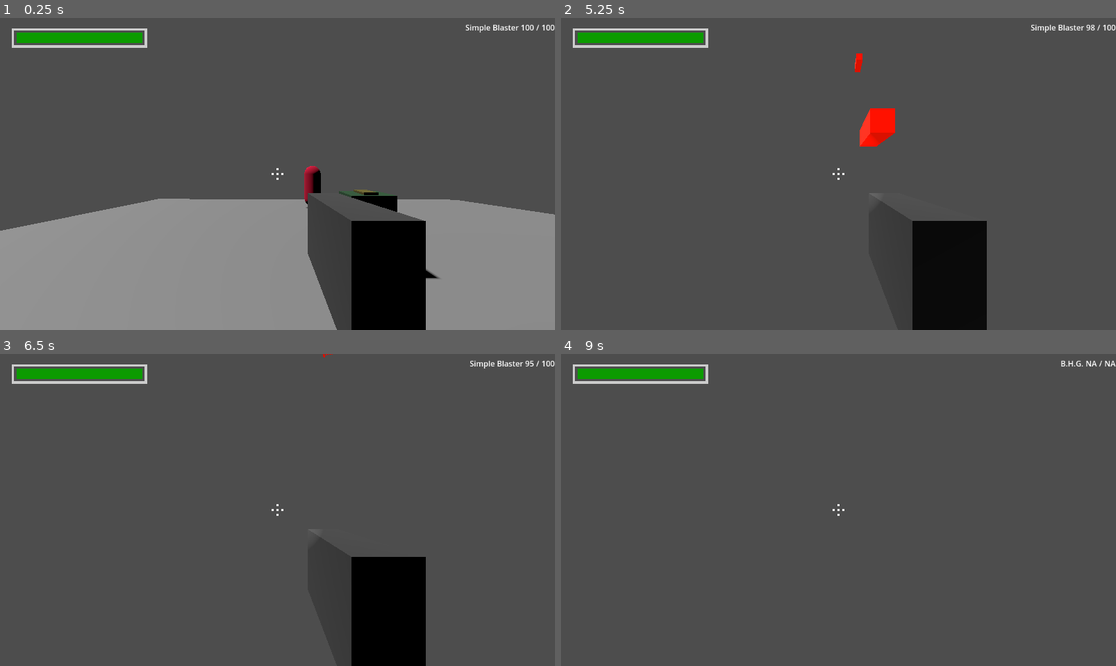
Above: before the commit, frames 1-4 (two rows, left to right).
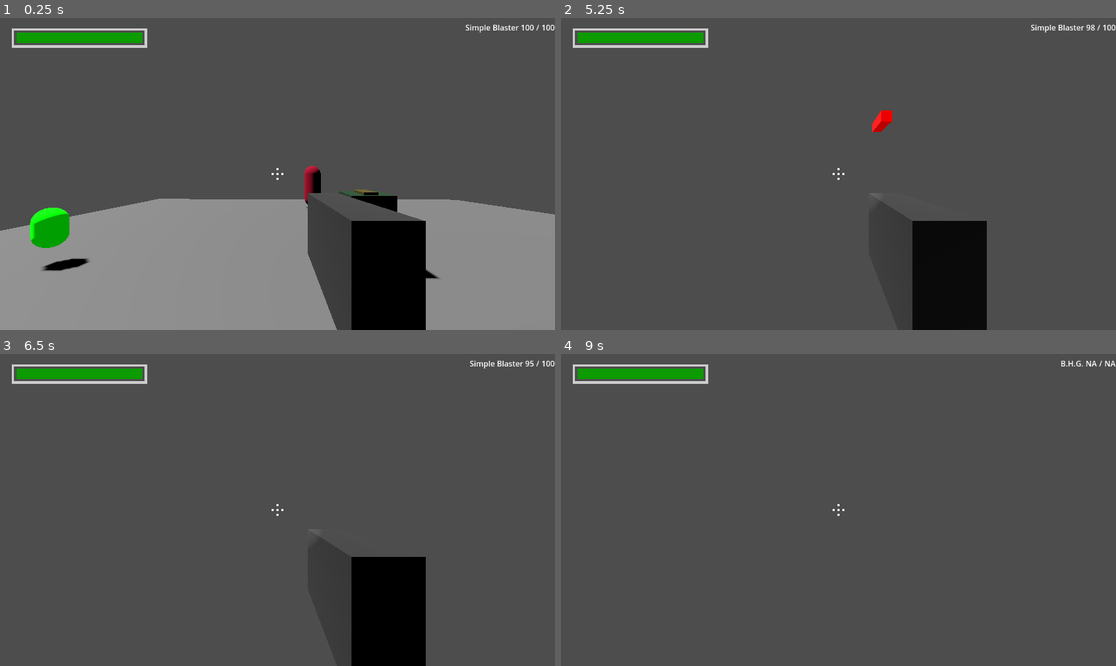
Above: after the commit, the same moments.

Repository: HarryLBonGithub/Harrys-Godot-Tools
Game: Godot game, scene res://Building Tools/Testing Rooms/testing_room_alpha.tscn
Same seed, same stepped clock (60 frames per second), same inputs: the game is played once before the commit and once after it. The project has no main scene, so this scene is started directly.
Inputs (mouse positions are in pixels of both pictures, inside the frame that each line leads up to):
- Up to frame 1 (0.25 s): no input
- Up to frame 2 (5.25 s): tap Enter at 0.5, 4.25 s; move the mouse to (866, 174) at 0.52 s; hold Ctrl (crouch) 0.53-1.28 s; hold W (move_forward) from 0.53 s (still down); tap Space (jump) at 0.77, 1.52, 3.02, 3.5, 3.77, 4.52, 5 s; move the mouse to (810, 174) at 1.27 s; tap F (flashlight) at 1.35 s; move the mouse to (849, 167) at 2.02 s; tap E (interact) at 2.1 s; move the mouse to (832, 180) at 2.77 s; tap Shift (run) at 2.85 s; move the mouse to (877, 177) at 3.52 s; tap Mouse wheel down (scroll_down) at 3.6 s; move the mouse to (794, 170) at 4.27 s; tap Mouse wheel up (scroll_up) at 4.35 s; move the mouse to (844, 174) at 5.02 s; press the mouse at (844, 174) at 5.03 s
- Up to frame 3 (6.5 s): move the mouse to (255, 503) at 5.77 s; release W (move_forward) at 5.78 s; release the mouse at (255, 503) at 5.78 s; hold D (move_right) from 5.78 s (still down); tap Ctrl (crouch) at 5.85 s; tap Space (jump) at 6.02 s
- Up to frame 4 (9 s): tap Enter at 6.5 s; move the mouse to (866, 510) at 6.52 s; release D (move_right) at 6.53 s; hold W (move_forward) 6.53-8.78 s; tap F (flashlight) at 6.6 s; tap Space (jump) at 6.77, 7.25, 7.52 s; move the mouse to (810, 510) at 7.27 s; tap E (interact) at 7.35 s; move the mouse to (849, 503) at 8.02 s; hold Shift (run) 8.03-8.78 s; move the mouse to (832, 516) at 8.77 s; hold A (move_left) from 8.78 s (still down); tap Mouse wheel down (scroll_down) at 8.85 s

The runs differ from the first frame. In frame 1, 1.0% of the frame differs, in the area x 5-17%, y 60-82%; in frame 2, 0.6%; in frame 3, less than 0.1%; in frame 4, nothing differs.

Commit message:
refactor projectile
- projectile is now a stand alone script that you can attach things to
- this lends itself better to the current pattern of attaching other properties to it and then controlling the overall behavior of an entity via a control script

Diff:
--- a/Building Tools/Characters/Simple Turret/simple_turret.tscn
+++ b/Building Tools/Characters/Simple Turret/simple_turret.tscn
@@ -1,10 +1,11 @@
-[gd_scene load_steps=15 format=3 uid="uid://tn5wrhb6kwdw"]
+[gd_scene load_steps=16 format=3 uid="uid://tn5wrhb6kwdw"]
 
 [ext_resource type="PackedScene" uid="uid://dbuof615a47rw" path="res://Building Tools/Action Scripts/Target Nearest/target_nearest.tscn" id="1_8qqrb"]
 [ext_resource type="PackedScene" uid="uid://dim0l6a2xqttt" path="res://Building Tools/Props/Handhelds/Projectile Launcher/projectile_launcher.tscn" id="1_c2dd0"]
-[ext_resource type="PackedScene" uid="uid://jctjmh1fp4xm" path="res://Building Tools/Props/Projectiles/Bullet Projectile/blaster_bolt/blaster_bolt.tscn" id="2_l5le6"]
+[ext_resource type="PackedScene" uid="uid://bf2avvuwarxgh" path="res://Building Tools/Props/Projectiles/Blaster Bolt/blaster_bolt.tscn" id="2_bftov"]
 [ext_resource type="Script" path="res://Building Tools/Characters/Simple Turret/TurretCommand.gd" id="2_s8trj"]
 [ext_resource type="PackedScene" uid="uid://bgeyfohldmmx2" path="res://Building Tools/Properties/Health/health.tscn" id="5_r6iq5"]
+[ext_resource type="PackedScene" path="res://Building Tools/Properties/Cursor Hint/cursor_hint.tscn" id="6_3u70t"]
 
 [sub_resource type="BoxMesh" id="BoxMesh_00l3w"]
 size = Vector3(0.5, 1, 0.5)
@@ -58,7 +59,7 @@
 
 [node name="ProjectileLauncher" parent="Gun" instance=ExtResource("1_c2dd0")]
 transform = Transform3D(1, 0, 0, 0, 1, 0, 0, 0, 1, 0, 0, -1.25149)
-projectile = ExtResource("2_l5le6")
+projectile = ExtResource("2_bftov")
 
 [node name="TargetNearest" parent="." node_paths=PackedStringArray("pointer") instance=ExtResource("1_8qqrb")]
 pointer = NodePath("../Gun")
@@ -70,7 +71,7 @@
 [node name="Timer" type="Timer" parent="."]
 autostart = true
 
-[node name="Hitbox" type="Area3D" parent="."]
+[node name="Hitbox" type="StaticBody3D" parent="."]
 
 [node name="CollisionShape3D" type="CollisionShape3D" parent="Hitbox"]
 transform = Transform3D(1, 0, 0, 0, 1, 0, 0, 0, 1, 0, 0.782373, 0)
@@ -79,5 +80,8 @@
 [node name="Health" parent="Hitbox" node_paths=PackedStringArray("owningNode") instance=ExtResource("5_r6iq5")]
 owningNode = NodePath("../..")
 
+[node name="CursorHint" parent="Hitbox" instance=ExtResource("6_3u70t")]
+hint = "Turret"
+
 [connection signal="timeout" from="Timer" to="Command" method="_on_timer_timeout"]
 [connection signal="ko" from="Hitbox/Health" to="Command" method="_on_health_ko"]
--- /dev/null
+++ b/Building Tools/Properties/Damage and Health Box/damage_box.gd
@@ -0,0 +1,23 @@
+extends Area3D
+
+signal damageDelivered
+
+@export var damage = 10
+@export var ignore : Node
+
+
+func _on_area_entered(area):
+
+	if area.has_node("Health"):
+		var target = area.find_child("Health")
+		target.take_damage(damage)
+		emit_signal("damageDelivered")
+
+
+
+func _on_body_entered(body):
+
+	if body.has_node("Health"):
+		var target = body.find_child("Health")
+		target.take_damage(damage)
+		emit_signal("damageDelivered")
--- a/Building Tools/Properties/Damage Box/damage_box.tscn
+++ b/Building Tools/Properties/Damage and Health Box/damage_box.tscn
@@ -1,12 +1,12 @@
 [gd_scene load_steps=3 format=3 uid="uid://j2lecpaynqf8"]
 
-[ext_resource type="Script" path="res://Building Tools/Properties/Damage Box/damage_box.gd" id="1_mycx3"]
+[ext_resource type="Script" path="res://Building Tools/Properties/Damage and Health Box/damage_box.gd" id="1_fcdvb"]
 
 [sub_resource type="BoxShape3D" id="BoxShape3D_pelgg"]
 resource_local_to_scene = true
 
 [node name="DamageBox" type="Area3D"]
-script = ExtResource("1_mycx3")
+script = ExtResource("1_fcdvb")
 
 [node name="DamageShape" type="CollisionShape3D" parent="."]
 shape = SubResource("BoxShape3D_pelgg")
--- a/Building Tools/Properties/Damage Box/damage_box.gd
+++ b/Building Tools/Properties/Damage and Health Box/healing_box.gd
@@ -1,17 +1,18 @@
 extends Area3D
+@export var healing = 10
 
-@export var damage = 10
-
-
+signal healthDelivered
 
 func _on_area_entered(area):
 	if area.has_node("Health"):
 		var target = area.find_child("Health")
-		target.take_damage(damage)
+		target.heal_damage(healing)
 
+		emit_signal("healthDelivered")
 
 
 func _on_body_entered(body):
 	if body.has_node("Health"):
 		var target = body.find_child("Health")
-		target.take_damage(damage)
+		target.heal_damage(healing)
+		emit_signal("healthDelivered")
--- /dev/null
+++ b/Building Tools/Properties/Damage and Health Box/healing_box.tscn
@@ -0,0 +1,15 @@
+[gd_scene load_steps=3 format=3 uid="uid://da4pmajrtya4"]
+
+[ext_resource type="Script" path="res://Building Tools/Properties/Damage and Health Box/healing_box.gd" id="1_kqp5i"]
+
+[sub_resource type="BoxShape3D" id="BoxShape3D_u7gat"]
+resource_local_to_scene = true
+
+[node name="HealingBox" type="Area3D"]
+script = ExtResource("1_kqp5i")
+
+[node name="HealthShape" type="CollisionShape3D" parent="."]
+shape = SubResource("BoxShape3D_u7gat")
+
+[connection signal="area_entered" from="." to="." method="_on_area_entered"]
+[connection signal="body_entered" from="." to="." method="_on_body_entered"]
--- a/Building Tools/Properties/Health/Health.gd
+++ b/Building Tools/Properties/Health/Health.gd
@@ -37,6 +37,7 @@
 	if toHeal + currentHealth > maxHealth:
 		toHeal = maxHealth - currentHealth
 
+
 	currentHealth += toHeal
 
 	if healthUI:
--- a/Building Tools/Props/Handhelds/Tool Frame/Simple Blaster/simple_blaster.tscn
+++ b/Building Tools/Props/Handhelds/Tool Frame/Simple Blaster/simple_blaster.tscn
@@ -2,7 +2,7 @@
 
 [ext_resource type="Script" path="res://Building Tools/Props/Handhelds/Tool Frame/tool_frame.gd" id="1_vpjjj"]
 [ext_resource type="PackedScene" uid="uid://dim0l6a2xqttt" path="res://Building Tools/Props/Handhelds/Projectile Launcher/projectile_launcher.tscn" id="2_hjowm"]
-[ext_resource type="PackedScene" uid="uid://jctjmh1fp4xm" path="res://Building Tools/Props/Projectiles/Bullet Projectile/blaster_bolt/blaster_bolt.tscn" id="3_gi1qi"]
+[ext_resource type="PackedScene" uid="uid://bf2avvuwarxgh" path="res://Building Tools/Props/Projectiles/Blaster Bolt/blaster_bolt.tscn" id="3_6o3fi"]
 [ext_resource type="AudioStream" uid="uid://dxamylo73r2t5" path="res://Building Tools/Filler Assets/Blaster Fire 2 Clipped.wav" id="4_3ixag"]
 [ext_resource type="PackedScene" uid="uid://cvc7fwcb2lppn" path="res://Building Tools/Properties/Ammo/ammo.tscn" id="5_i7rsq"]
 [ext_resource type="AudioStream" uid="uid://carpdnyb0mhex" path="res://Building Tools/Filler Assets/Blaster Error.wav" id="6_qkmfp"]
@@ -28,7 +28,7 @@
 
 [node name="ProjectileLauncher" parent="." instance=ExtResource("2_hjowm")]
 transform = Transform3D(1, 0, 0, 0, 1, 0, 0, 0, 1, 0, 0, -0.851349)
-projectile = ExtResource("3_gi1qi")
+projectile = ExtResource("3_6o3fi")
 
 [node name="blast" type="AudioStreamPlayer3D" parent="."]
 stream = ExtResource("4_3ixag")
--- /dev/null
+++ b/Building Tools/Props/Pickups/Health Pickup/HealthPickupCommand.gd
@@ -0,0 +1,6 @@
+extends Node
+
+
+func _on_healing_box_health_delivered():
+
+	$"..".queue_free()
--- /dev/null
+++ b/Building Tools/Props/Pickups/Health Pickup/health_pickup.tscn
@@ -0,0 +1,36 @@
+[gd_scene load_steps=6 format=3 uid="uid://bao0em3qrnooi"]
+
+[ext_resource type="PackedScene" uid="uid://da4pmajrtya4" path="res://Building Tools/Properties/Damage and Health Box/healing_box.tscn" id="1_ouyra"]
+[ext_resource type="Script" path="res://Building Tools/Props/Pickups/Health Pickup/HealthPickupCommand.gd" id="2_k6mme"]
+
+[sub_resource type="CapsuleMesh" id="CapsuleMesh_g3qg3"]
+radius = 0.25
+height = 0.75
+
+[sub_resource type="StandardMaterial3D" id="StandardMaterial3D_ml7g5"]
+albedo_color = Color(0, 1, 0, 1)
+emission_enabled = true
+emission = Color(0, 0.619608, 0, 1)
+
+[sub_resource type="BoxShape3D" id="BoxShape3D_03cuc"]
+resource_local_to_scene = true
+size = Vector3(0.5, 0.5, 0.5)
+
+[node name="HealthPickup" type="Node3D"]
+
+[node name="HealthPickupCommand" type="Node" parent="."]
+script = ExtResource("2_k6mme")
+
+[node name="MeshInstance3D" type="MeshInstance3D" parent="."]
+mesh = SubResource("CapsuleMesh_g3qg3")
+surface_material_override/0 = SubResource("StandardMaterial3D_ml7g5")
+
+[node name="HealingBox" parent="." instance=ExtResource("1_ouyra")]
+healing = 15
+
+[node name="HealthShape" parent="HealingBox" index="0"]
+shape = SubResource("BoxShape3D_03cuc")
+
+[connection signal="healthDelivered" from="HealingBox" to="HealthPickupCommand" method="_on_healing_box_health_delivered"]
+
+[editable path="HealingBox"]
--- /dev/null
+++ b/Building Tools/Props/Projectiles/Blaster Bolt/BlasterBoltCommand.gd
@@ -0,0 +1,16 @@
+extends Node
+
+
+func _on_damage_box_area_entered(area):
+
+	if area == $"..":
+		return
+
+	$"..".queue_free()
+
+
+
+func _on_damage_box_body_entered(body):
+	if body == $"..":
+		return
+	$"..".queue_free()
--- /dev/null
+++ b/Building Tools/Props/Projectiles/Blaster Bolt/blaster_bolt.tscn
@@ -0,0 +1,45 @@
+[gd_scene load_steps=7 format=3 uid="uid://bf2avvuwarxgh"]
+
+[ext_resource type="Script" path="res://Building Tools/Props/Projectiles/projectile.gd" id="1_v83yn"]
+[ext_resource type="PackedScene" uid="uid://j2lecpaynqf8" path="res://Building Tools/Properties/Damage and Health Box/damage_box.tscn" id="2_s0plg"]
+[ext_resource type="Script" path="res://Building Tools/Props/Projectiles/Blaster Bolt/BlasterBoltCommand.gd" id="2_v5cfw"]
+
+[sub_resource type="BoxMesh" id="BoxMesh_8bulw"]
+size = Vector3(0.1, 0.1, 0.5)
+
+[sub_resource type="StandardMaterial3D" id="StandardMaterial3D_2yuyp"]
+albedo_color = Color(1, 0, 0, 1)
+emission_enabled = true
+emission = Color(0.733333, 0, 0, 1)
+
+[sub_resource type="BoxShape3D" id="BoxShape3D_sblvs"]
+resource_local_to_scene = true
+size = Vector3(0.1, 0.1, 0.5)
+
+[node name="BlasterBolt" type="RigidBody3D" node_paths=PackedStringArray("lifetime")]
+gravity_scale = 0.0
+script = ExtResource("1_v83yn")
+lifetime = NodePath("Timer")
+
+[node name="BlasterBoltCommand" type="Node" parent="."]
+script = ExtResource("2_v5cfw")
+
+[node name="BoltMesh" type="MeshInstance3D" parent="."]
+mesh = SubResource("BoxMesh_8bulw")
+surface_material_override/0 = SubResource("StandardMaterial3D_2yuyp")
+
+[node name="DamageBox" parent="." node_paths=PackedStringArray("ignore") instance=ExtResource("2_s0plg")]
+ignore = NodePath("..")
+
+[node name="DamageShape" parent="DamageBox" index="0"]
+shape = SubResource("BoxShape3D_sblvs")
+
+[node name="Timer" type="Timer" parent="."]
+wait_time = 2.0
+one_shot = true
+autostart = true
+
+[connection signal="area_entered" from="DamageBox" to="BlasterBoltCommand" method="_on_damage_box_area_entered"]
+[connection signal="body_entered" from="DamageBox" to="BlasterBoltCommand" method="_on_damage_box_body_entered"]
+
+[editable path="DamageBox"]
--- a/Building Tools/Props/Projectiles/Bullet Projectile/blaster_bolt/blaster_bolt.tscn
+++ /dev/null
@@ -1,48 +0,0 @@
-[gd_scene load_steps=8 format=3 uid="uid://jctjmh1fp4xm"]
-
-[ext_resource type="PackedScene" uid="uid://c1h1nawfw1pbb" path="res://Building Tools/Props/Projectiles/projectile.tscn" id="1_glspr"]
-[ext_resource type="Script" path="res://Building Tools/Props/Projectiles/Bullet Projectile/bullet_projectile.gd" id="2_apd2i"]
-[ext_resource type="PackedScene" uid="uid://j2lecpaynqf8" path="res://Building Tools/Properties/Damage Box/damage_box.tscn" id="3_jlel0"]
-
-[sub_resource type="BoxShape3D" id="BoxShape3D_4jvod"]
-resource_local_to_scene = true
-size = Vector3(0.5, 0.5, 0.5)
-
-[sub_resource type="CapsuleShape3D" id="CapsuleShape3D_ajae5"]
-radius = 0.332077
-height = 1.17729
-
-[sub_resource type="BoxMesh" id="BoxMesh_wyquo"]
-size = Vector3(0.25, 0.25, 1)
-
-[sub_resource type="StandardMaterial3D" id="StandardMaterial3D_dyluj"]
-albedo_color = Color(0.843137, 0, 0.00392157, 1)
-emission_enabled = true
-emission = Color(0.854902, 0.0823529, 0, 1)
-
-[node name="BulletProjectile" instance=ExtResource("1_glspr")]
-gravity_scale = 0.0
-script = ExtResource("2_apd2i")
-speed = 50
-
-[node name="CollisionShape3D" parent="." index="0"]
-shape = SubResource("BoxShape3D_4jvod")
-
-[node name="Lifetime" parent="." index="1"]
-wait_time = 2.0
-
-[node name="DamageBox" parent="." index="2" instance=ExtResource("3_jlel0")]
-damage = 5
-
-[node name="DamageShape" parent="DamageBox" index="0"]
-transform = Transform3D(1, 0, 0, 0, 0.0195987, 0.999808, 0, -0.999808, 0.0195987, 0, 0, 0)
-shape = SubResource("CapsuleShape3D_ajae5")
-
-[node name="MeshInstance3D" parent="." index="3"]
-mesh = SubResource("BoxMesh_wyquo")
-surface_material_override/0 = SubResource("StandardMaterial3D_dyluj")
-
-[connection signal="area_entered" from="DamageBox" to="." method="_on_damage_box_area_entered"]
-[connection signal="body_entered" from="DamageBox" to="." method="_on_damage_box_body_entered"]
-
-[editable path="DamageBox"]
--- a/Building Tools/Props/Projectiles/Bullet Projectile/bullet_projectile.gd
+++ /dev/null
@@ -1,10 +0,0 @@
-extends "res://Building Tools/Props/Projectiles/projectile.gd"
-
-
-
-func _on_damage_box_area_entered(area):
-	queue_free()
-
-
-func _on_damage_box_body_entered(body):
-	queue_free()
--- a/Building Tools/Props/Projectiles/Bullet Projectile/bullet_projectile.tscn
+++ /dev/null
@@ -1,31 +0,0 @@
-[gd_scene load_steps=6 format=3 uid="uid://b2aexqm1egw0n"]
-
-[ext_resource type="PackedScene" uid="uid://c1h1nawfw1pbb" path="res://Building Tools/Props/Projectiles/projectile.tscn" id="1_lo61r"]
-[ext_resource type="Script" path="res://Building Tools/Props/Projectiles/Bullet Projectile/bullet_projectile.gd" id="2_qye1a"]
-[ext_resource type="PackedScene" uid="uid://j2lecpaynqf8" path="res://Building Tools/Properties/Damage Box/damage_box.tscn" id="3_23pi6"]
-
-[sub_resource type="BoxShape3D" id="BoxShape3D_4jvod"]
-resource_local_to_scene = true
-size = Vector3(0.5, 0.5, 0.5)
-
-[sub_resource type="CapsuleShape3D" id="CapsuleShape3D_ajae5"]
-radius = 0.332077
-height = 1.17729
-
-[node name="BulletProjectile" instance=ExtResource("1_lo61r")]
-gravity_scale = 0.0
-script = ExtResource("2_qye1a")
-
-[node name="CollisionShape3D" parent="." index="0"]
-shape = SubResource("BoxShape3D_4jvod")
-
-[node name="DamageBox" parent="." index="2" instance=ExtResource("3_23pi6")]
-
-[node name="DamageShape" parent="DamageBox" index="0"]
-transform = Transform3D(1, 0, 0, 0, 0.0195987, 0.999808, 0, -0.999808, 0.0195987, 0, 0, 0)
-shape = SubResource("CapsuleShape3D_ajae5")
-
-[connection signal="area_entered" from="DamageBox" to="." method="_on_damage_box_area_entered"]
-[connection signal="body_entered" from="DamageBox" to="." method="_on_damage_box_body_entered"]
-
-[editable path="DamageBox"]
--- a/Building Tools/Props/Projectiles/projectile.gd
+++ b/Building Tools/Props/Projectiles/projectile.gd
@@ -3,9 +3,16 @@
 class_name Projectile
 
 @export var speed = 25
+@export var lifetime : Timer
 
 func _ready():
 	apply_impulse(-transform.basis.z * speed, transform.basis.z)
 
-func _on_lifetime_timeout():
-	queue_free()
+	if lifetime:
+		lifetime.autostart = true
+		lifetime.one_shot = true
+
+func _process(delta):
+	if lifetime:
+		if lifetime.is_stopped():
+			queue_free()
--- a/Building Tools/Props/Projectiles/projectile.tscn
+++ b/Building Tools/Props/Projectiles/projectile.tscn
@@ -1,27 +1,7 @@
-[gd_scene load_steps=4 format=3 uid="uid://c1h1nawfw1pbb"]
+[gd_scene load_steps=2 format=3 uid="uid://c1h1nawfw1pbb"]
 
 [ext_resource type="Script" path="res://Building Tools/Props/Projectiles/projectile.gd" id="1_3qbe2"]
-
-[sub_resource type="BoxShape3D" id="BoxShape3D_l3ow5"]
-resource_local_to_scene = true
-size = Vector3(0.5, 0.5, 0.5)
-
-[sub_resource type="SphereMesh" id="SphereMesh_mehym"]
-resource_local_to_scene = true
-radius = 0.25
-height = 0.5
 
 [node name="Projectile" type="RigidBody3D"]
 collision_layer = 0
 script = ExtResource("1_3qbe2")
-
-[node name="CollisionShape3D" type="CollisionShape3D" parent="."]
-shape = SubResource("BoxShape3D_l3ow5")
-
-[node name="Lifetime" type="Timer" parent="."]
-autostart = true
-
-[node name="MeshInstance3D" type="MeshInstance3D" parent="."]
-mesh = SubResource("SphereMesh_mehym")
-
-[connection signal="timeout" from="Lifetime" to="." method="_on_lifetime_timeout"]
--- a/Building Tools/Testing Rooms/testing_room_alpha.tscn
+++ b/Building Tools/Testing Rooms/testing_room_alpha.tscn
@@ -1,9 +1,10 @@
-[gd_scene load_steps=7 format=3 uid="uid://cwpk3o2hdiphh"]
+[gd_scene load_steps=8 format=3 uid="uid://cwpk3o2hdiphh"]
 
 [ext_resource type="Script" path="res://Building Tools/Testing Rooms/testing_rooms.gd" id="1_lvbwn"]
 [ext_resource type="PackedScene" uid="uid://dtg5r0ox5x83s" path="res://Building Tools/Characters/Dummy/dummy.tscn" id="4_jhemo"]
 [ext_resource type="PackedScene" uid="uid://tn5wrhb6kwdw" path="res://Building Tools/Characters/Simple Turret/simple_turret.tscn" id="4_xa2t1"]
 [ext_resource type="PackedScene" uid="uid://baqs2t4p5a58i" path="res://Building Tools/Character Controllers/fps_character_controller_extended.tscn" id="4_yfru2"]
+[ext_resource type="PackedScene" uid="uid://bao0em3qrnooi" path="res://Building Tools/Props/Pickups/Health Pickup/health_pickup.tscn" id="5_yl6wb"]
 
 [sub_resource type="BoxMesh" id="BoxMesh_nb5n6"]
 size = Vector3(20, 1, 20)
@@ -34,3 +35,6 @@
 
 [node name="Dummy" parent="." instance=ExtResource("4_jhemo")]
 transform = Transform3D(1, 0, 0, 0, 1, 0, 0, 0, 1, -6.41921, 1.61337, 0)
+
+[node name="HealthPickup" parent="." instance=ExtResource("5_yl6wb")]
+transform = Transform3D(1, 0, 0, 0, 1, 0, 0, 0, 1, 0, 1.19592, 5.91257)
